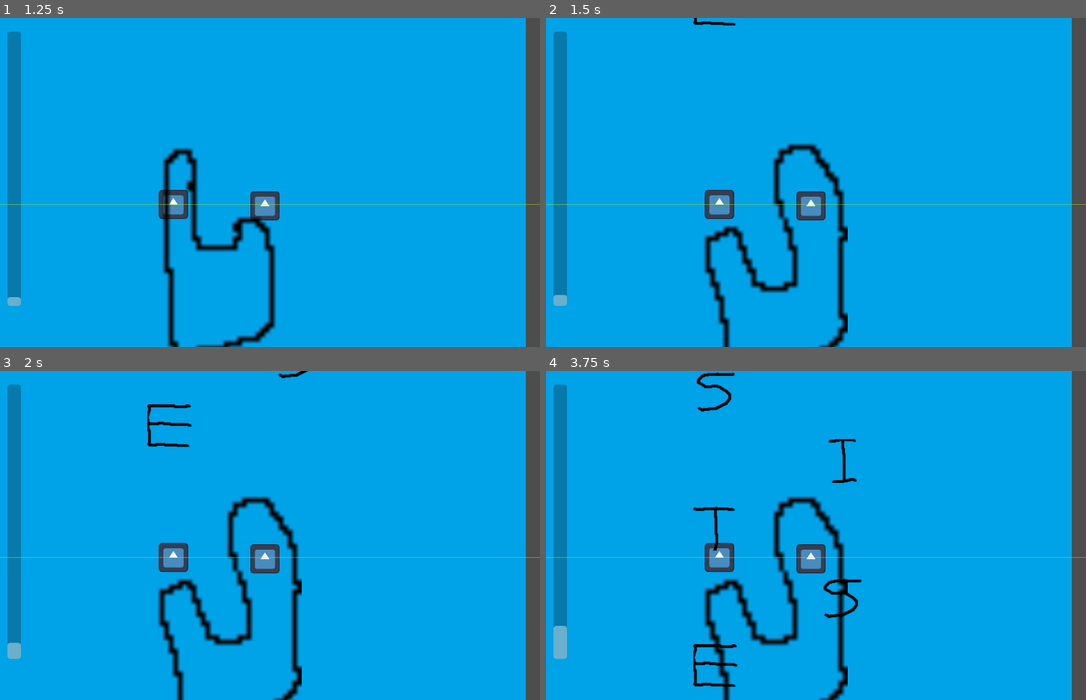
Above: before the commit, frames 1-4 (two rows, left to right).
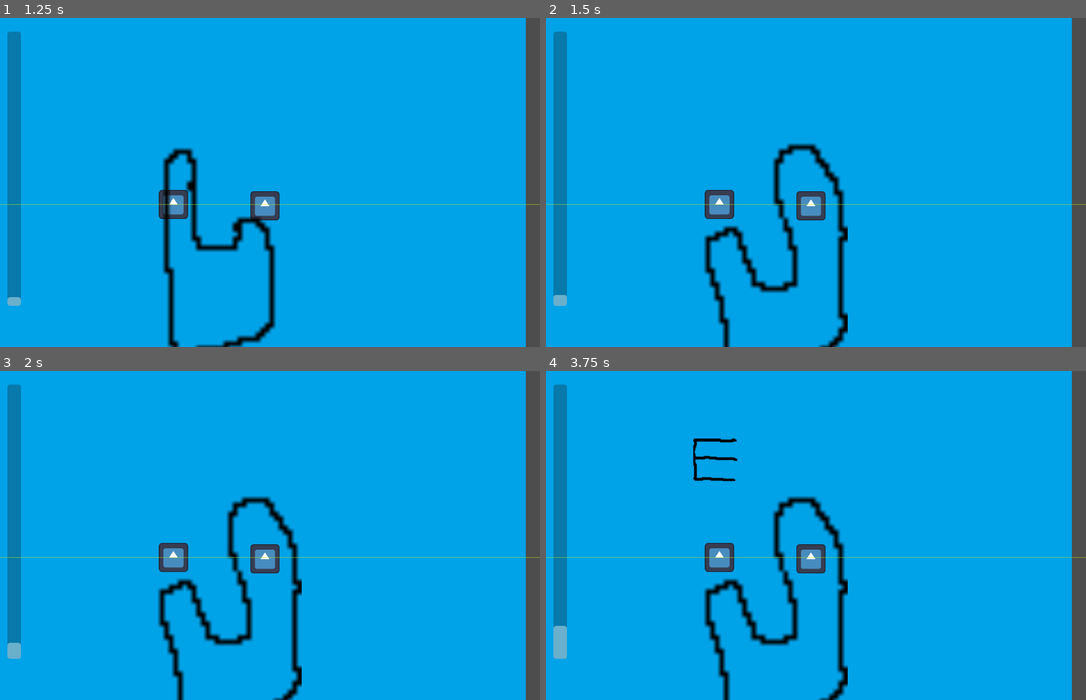
Above: after the commit, the same moments.

Repository: OscarPindaro/GodotWildJam63
Game: Godot game, scene res://scenes/minigames/climb-tenda/tenda_base.tscn
Same seed, same stepped clock (60 frames per second), same inputs: the game is played once before the commit and once after it. This scene is started directly instead of the project's main scene. The engine's default icon, where the game draws it, is replaced by a stand-in: a white triangle on a blue panel in a dark square. Sound files missing from this copy of the repository are replaced by a short silence.
Inputs (mouse positions are in pixels of both pictures, inside the frame that each line leads up to):
- Up to frame 1 (1.25 s): tap Enter at 0.5 s; move the mouse to (388, 166) at 0.52 s
- Up to frame 2 (1.5 s): tap Space at 1.25 s; move the mouse to (708, 198) at 1.27 s
- Up to frame 3 (2 s): no input
- Up to frame 4 (3.75 s): move the mouse to (870, 463) at 2.02 s; move the mouse to (789, 601) at 2.77 s; move the mouse to (978, 584) at 3.52 s

Frame 1 is identical in both runs. In frame 2, less than 0.1% of the frame differs, in the area x 27-36%, y 0-3%; in frame 3, 0.4%; in frame 4, 1.4%, in the area x 27-59%, y 0-97%.

Commit message:
added sounds

Diff:
--- /dev/null
+++ b/default_bus_layout.tres
@@ -0,0 +1,15 @@
+[gd_resource type="AudioBusLayout" format=3 uid="uid://tgum1yjnnuaa"]
+
+[resource]
+bus/1/name = &"Sound Effects"
+bus/1/solo = false
+bus/1/mute = false
+bus/1/bypass_fx = false
+bus/1/volume_db = 0.0
+bus/1/send = &"Master"
+bus/2/name = &"Music"
+bus/2/solo = false
+bus/2/mute = false
+bus/2/bypass_fx = false
+bus/2/volume_db = 0.0
+bus/2/send = &"Master"
--- a/scenes/minigames/BaseMinigame.gd
+++ b/scenes/minigames/BaseMinigame.gd
@@ -19,9 +19,6 @@
 	title_sprite = $TitleScreen
 	end_sprite = $EndSprite
 
-
-
-
 # Called every frame. 'delta' is the elapsed time since the previous frame.
 func _process(delta):
 	if start_bar == true:
--- a/scenes/minigames/climb-tenda/main.tscn
+++ b/scenes/minigames/climb-tenda/main.tscn
@@ -6,7 +6,7 @@
 [ext_resource type="Texture2D" uid="uid://ba1300jyk04b3" path="res://images/climb-tenda/stop.png" id="3_52htk"]
 [ext_resource type="Texture2D" uid="uid://cudi57psjhphu" path="res://images/climb-tenda/pawDx.png" id="4_hnmyw"]
 [ext_resource type="Texture2D" uid="uid://610qcugwv2mp" path="res://images/climb-tenda/sxPaw.png" id="5_wckrv"]
-[ext_resource type="AudioStream" uid="uid://c5nwra77xb7np" path="res://audio/Cat_Sounds/New folder/Angry_Cat.wav" id="7_pfq4n"]
+[ext_resource type="AudioStream" uid="uid://bqgfq2fmx4ft" path="res://audio/UI_Sounds/Interaction_Happy_sound.wav" id="7_emfxt"]
 [ext_resource type="Texture2D" uid="uid://duliynpwtvswi" path="res://images/climb-tenda/line.png" id="8_rmjo3"]
 [ext_resource type="Texture2D" uid="uid://b0dpcpkni8ltm" path="res://images/climb-tenda/tenda.png" id="9_47do6"]
 [ext_resource type="Script" path="res://scenes/minigames/climb-tenda/scripts/background.gd" id="10_pic6i"]
@@ -71,8 +71,17 @@
 position = Vector2(-0.799992, -42.4)
 shape = SubResource("RectangleShape2D_m0mmy")
 
-[node name="AngryCat" type="AudioStreamPlayer" parent="cat"]
-stream = ExtResource("7_pfq4n")
+[node name="cat_climbing" type="AudioStreamPlayer" parent="cat"]
+volume_db = 15.0
+bus = &"Sound Effects"
+
+[node name="cat_angry" type="AudioStreamPlayer" parent="cat"]
+bus = &"Sound Effects"
+
+[node name="good_job" type="AudioStreamPlayer" parent="cat"]
+stream = ExtResource("7_emfxt")
+volume_db = 10.0
+bus = &"Sound Effects"
 
 [node name="line" type="Area2D" parent="."]
 z_index = 10
@@ -94,7 +103,7 @@
 
 [node name="letter_timer" type="Timer" parent="."]
 process_callback = 0
-wait_time = 0.5
+wait_time = 2.0
 
 [node name="position1" type="Area2D" parent="."]
 position = Vector2(368, -49)
--- a/scenes/minigames/climb-tenda/scripts/cat.gd
+++ b/scenes/minigames/climb-tenda/scripts/cat.gd
@@ -7,14 +7,28 @@
 var pressed_key
 var collision_list = []
 var letter_list = []
+var audioFiles_climb = []
+var audioFiles_angry = []
 var current_frame = 0
+@onready var audio_node_climb = $cat_climbing
+@onready var audio_node_angry = $cat_angry
+@onready var good_job = $good_job
 @onready var sprite = $AnimatedSprite2D
 
 
 # Called when the node enters the scene tree for the first time.
 func _ready():
+	audioFiles_climb.append(preload("res://audio/Climb_Curtains/Climbing_sound1.wav"))
+	audioFiles_climb.append(preload("res://audio/Climb_Curtains/Climbing_sound2.wav"))
+	audioFiles_climb.append(preload("res://audio/Climb_Curtains/Climbing_sound3.wav"))
+	audioFiles_climb.append(preload("res://audio/Climb_Curtains/Climbing_sound4.wav"))
+	audioFiles_climb.append(preload("res://audio/Climb_Curtains/Climbing_sound5.wav"))
+
+	audioFiles_angry.append(preload("res://audio/Cat_Sounds/Angry_Cat.wav"))
+	audioFiles_angry.append(preload("res://audio/Cat_Sounds/Cat_Hiss1.wav"))
+	audioFiles_angry.append(preload("res://audio/Cat_Sounds/Cat_Hiss2.wav"))
 	sprite.animation = "default"
-	pass
+
 
 func _input(event):
 	if event is InputEventKey and event.pressed:
@@ -22,14 +36,16 @@
 		move_foreward()
 		if pressed_key in letter_list:
 			print('bella mossa fratello')
+			play_sound(audioFiles_climb, audio_node_climb)
+			good_job.play()
 			points += 10
 			hit_letter(pressed_key)
 			cleanup(pressed_key)
 
 		else:
 			print('coglione')
+			play_sound(audioFiles_angry, audio_node_angry)
 			points -= 5
-			$AngryCat.play()
 
 # Called every frame. 'delta' is the elapsed time since the previous frame.
 func _process(delta):
@@ -64,3 +80,9 @@
 	for letter_tile in collision_list:
 		if letter_tile.letter == letter:
 			emit_signal('hit', letter_tile)
+
+func play_sound(audioFiles, audio_node):
+	var rng = RandomNumberGenerator.new()
+	rng.randomize()
+	audio_node.stream = audioFiles[rng.randi_range(0,audioFiles.size())-1]
+	audio_node.play()
--- a/scenes/minigames/climb-tenda/tenda_base.tscn
+++ b/scenes/minigames/climb-tenda/tenda_base.tscn
@@ -3,9 +3,15 @@
 [ext_resource type="PackedScene" uid="uid://bj1l1awk2wwv" path="res://scenes/minigames/base_minigame.tscn" id="1_gxanw"]
 [ext_resource type="PackedScene" uid="uid://bju5hg6o17h2o" path="res://scenes/minigames/climb-tenda/main.tscn" id="2_xmj5x"]
 
-[node name="BaseMinigame" instance=ExtResource("1_gxanw")]
+[node name="BaseMinigame2" instance=ExtResource("1_gxanw")]
 
 [node name="Main" parent="." index="0" instance=ExtResource("2_xmj5x")]
+
+[node name="MusicStreamPlayer" parent="." index="1"]
+bus = &"Music"
+
+[node name="AnnouncerPlayer" parent="." index="2"]
+bus = &"Sound Effects"
 
 [node name="MinigameTimer" parent="." index="3"]
 wait_time = 30.0
Not shown, added: audio/Cat_Sounds/Angry_Cat.wav
Not shown, added: audio/Cat_Sounds/Cat_Hiss1.wav
Not shown, added: audio/Cat_Sounds/Cat_Hiss2.wav
